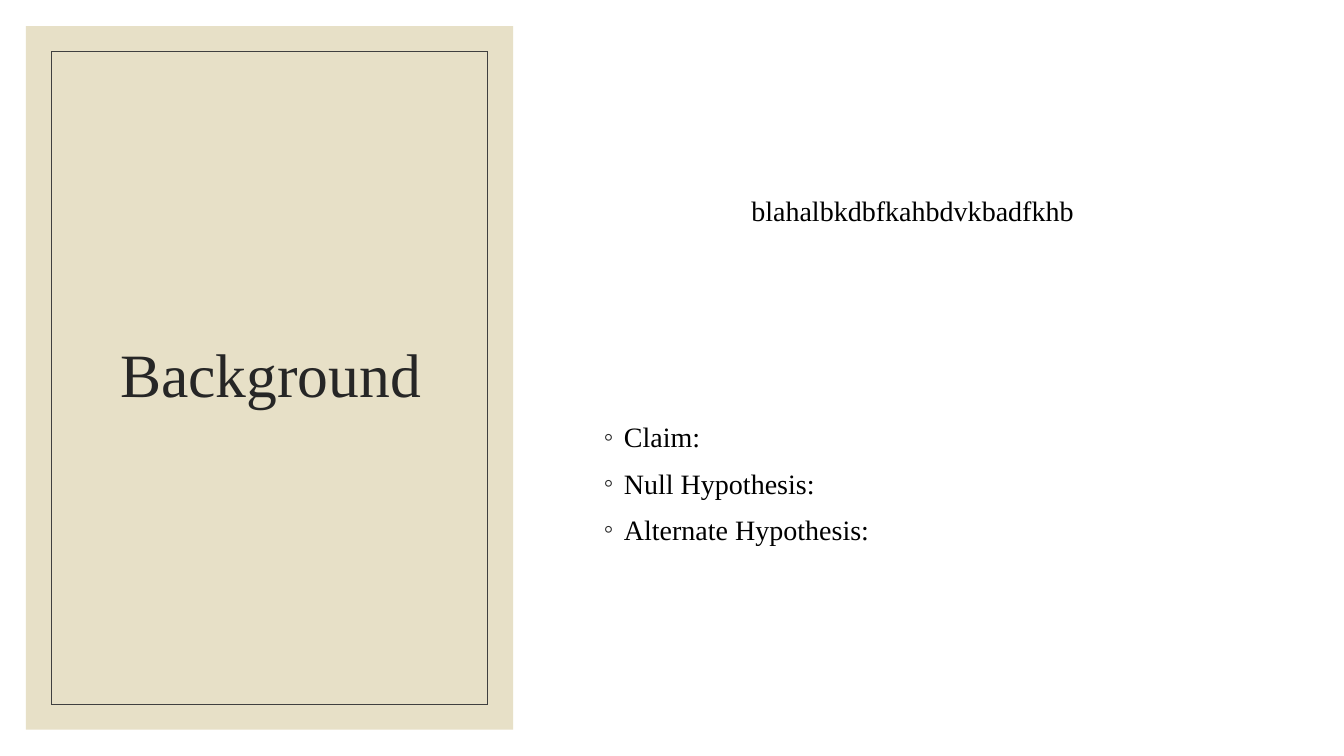
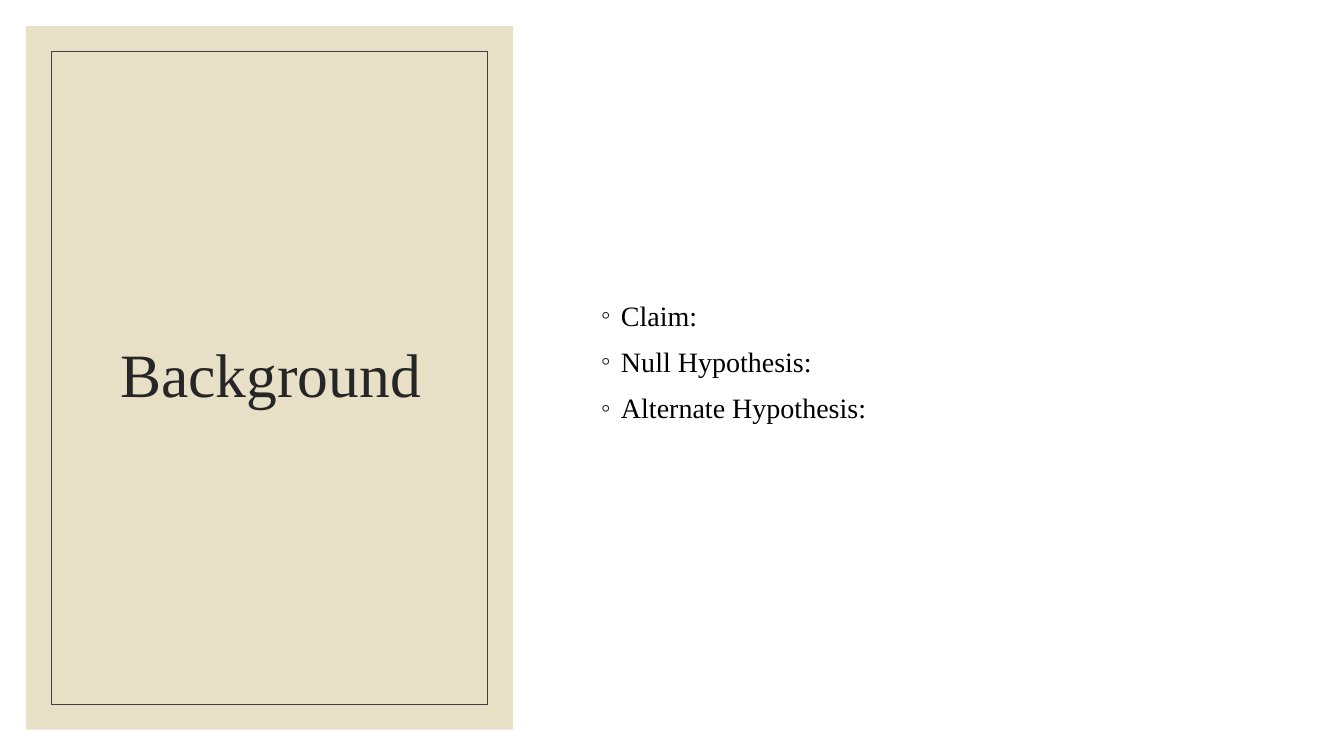
Before and after one commit to laurenemilyto/film_adapatation_success, a slide deck: slide 4 of Steg_pres.pptx (slide 3 before the commit). Drawn at 1344x756 pixels with LibreOffice and Linux fonts; fonts in the diff are those of the drawing. Boxes give left, top, right and bottom in pixels: in the first picture for what was removed or moved away, otherwise in the second. Text is boxed around its words. In the diff, an @@ line names an element or a change of style, - is before the commit and + after.

Commit message:
more presentation work

```diff
--- a/Steg_pres.pptx
+++ b/Steg_pres.pptx
@@ text removed at <box>751,201,1073,222</box> @@
-blahalbkdbfkahbdvkbadfkhb
@@ text "Claim:": place and size @@
-text "Claim:" at <box>624,427,869,545</box>
+text "Claim:" at <box>621,306,866,424</box>
```
Also in this commit, not shown: 2 slides added, 1 slide removed.
